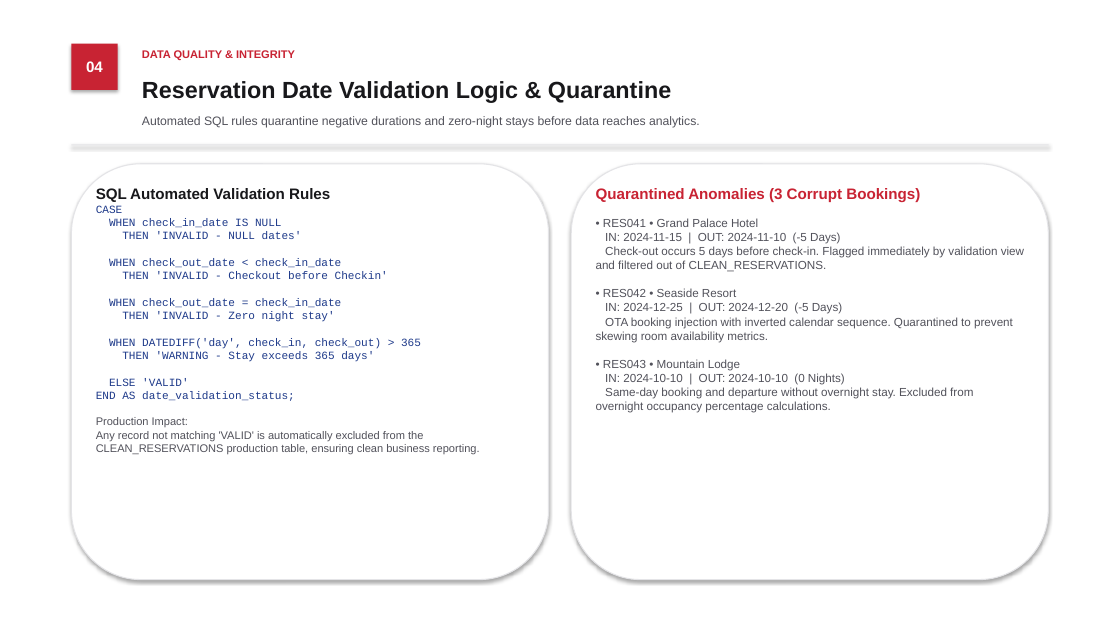
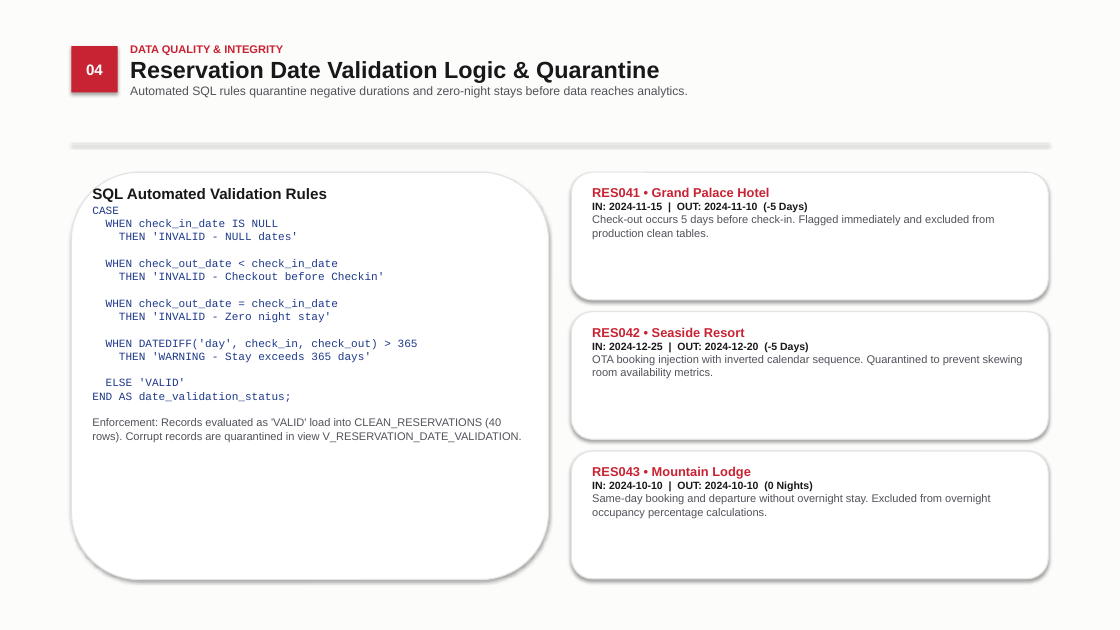
Before and after one commit to ashlesh0805/snowflake-hotel-reservation-analytics, a slide deck: slide 4 of Hotel_Reservation_Analytics_Japanese_Style.pptx. Drawn at 1120x630 pixels with LibreOffice and Linux fonts; fonts in the diff are those of the drawing. Boxes give left, top, right and bottom in pixels: in the first picture for what was removed or moved away, otherwise in the second. Text is boxed around its words. In the diff, an @@ line names an element or a change of style, - is before the commit and + after.

Commit message:
Final polish: zero text overflow, perfectly aligned cards, Team 07 names only

```diff
--- a/Hotel_Reservation_Analytics_Japanese_Style.pptx
+++ b/Hotel_Reservation_Analytics_Japanese_Style.pptx
@@ rectangle added at (0,0,1120,630), fill #FCFCFA @@
@@ text at (130,45,283,55): paragraph added @@
+DATA QUALITY & INTEGRITY
@@ text "DATA QUALITY & INTEGRITY": place and size @@
-text "DATA QUALITY & INTEGRITY" at (142,81,671,103)
+text "DATA QUALITY & INTEGRITY" at (130,45,688,98)
@@ text removed at (142,50,295,60) @@
-DATA QUALITY & INTEGRITY
@@ text at (130,86,688,98): paragraph added @@
+Automated SQL rules quarantine negative durations and zero-night stays before data reaches analytics.
@@ text removed at (142,116,700,128) @@
-Automated SQL rules quarantine negative durations and zero-night stays before data reaches analytics.
@@ rounded rectangle: place and size @@
-rounded rectangle at (71,164,549,580)
+rounded rectangle at (71,172,549,580)
@@ rounded rectangle at (71,172,549,580): outline #E4E4E7 0.9 pt to #E4E4E7 1 pt @@
@@ rounded rectangle added at (571,172,1049,300), fill #FFFFFF, outline #E4E4E7 1 pt @@
@@ text added at (592,187,994,239), 9.5 pt, text #52525B @@
+RES041 • Grand Palace Hotel
+IN: 2024-11-15 | OUT: 2024-11-10 (-5 Days)
+Check-out occurs 5 days before check-in. Flagged immediately and excluded from production clean tables.
@@ rounded rectangle at (571,312,1049,439): outline #E4E4E7 0.9 pt to #E4E4E7 1 pt @@
@@ rounded rectangle: place and size @@
-rounded rectangle at (571,164,1049,580)
+rounded rectangle at (571,312,1049,439)
@@ text at (592,327,1023,378): text changed; size 10 to 9.5 pt @@
-Quarantined Anomalies (3 Corrupt Bookings)
-• RES041 • Grand Palace Hotel
-IN: 2024-11-15 | OUT: 2024-11-10 (-5 Days)
-Check-out occurs 5 days before check-in. Flagged immediately by validation view and filtered out of CLEAN_RESERVATIONS.
-• RES042 • Seaside Resort
-IN: 2024-12-25 | OUT: 2024-12-20 (-5 Days)
-OTA booking injection with inverted calendar sequence. Quarantined to prevent skewing room availability metrics.
-• RES043 • Mountain Lodge
-IN: 2024-10-10 | OUT: 2024-10-10 (0 Nights)
-Same-day booking and departure without overnight stay. Excluded from overnight occupancy percentage calculations.
+RES042 • Seaside Resort
+IN: 2024-12-25 | OUT: 2024-12-20 (-5 Days)
+OTA booking injection with inverted calendar sequence. Quarantined to prevent skewing room availability metrics.
@@ text at (92,418,522,442): text changed @@
-Production Impact:
-Any record not matching 'VALID' is automatically excluded from the CLEAN_RESERVATIONS production table, ensuring clean business reporting.
+Enforcement: Records evaluated as 'VALID' load into CLEAN_RESERVATIONS (40 rows). Corrupt records are quarantined in view V_RESERVATION_DATE_VALIDATION.
@@ rounded rectangle added at (571,451,1049,579), fill #FFFFFF, outline #E4E4E7 1 pt @@
@@ text added at (592,466,990,518), 9.5 pt, text #52525B @@
+RES043 • Mountain Lodge
+IN: 2024-10-10 | OUT: 2024-10-10 (0 Nights)
+Same-day booking and departure without overnight stay. Excluded from overnight occupancy percentage calculations.
```
Also in this commit, not shown: 7 other slides changed, 11 other files.
